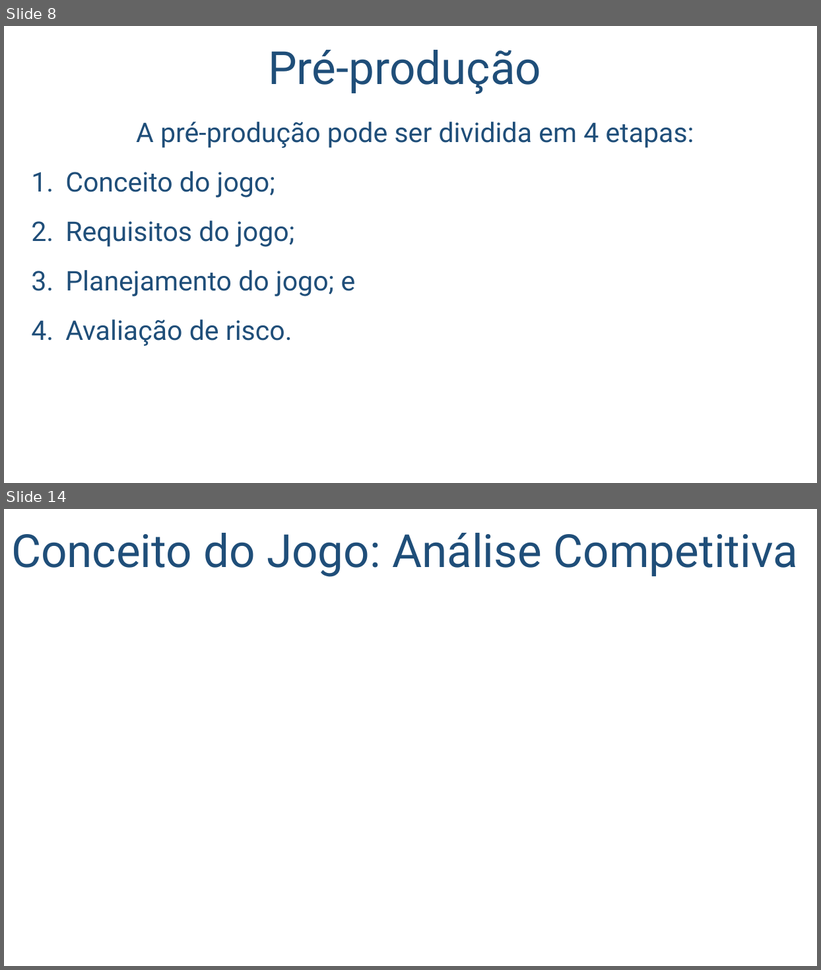
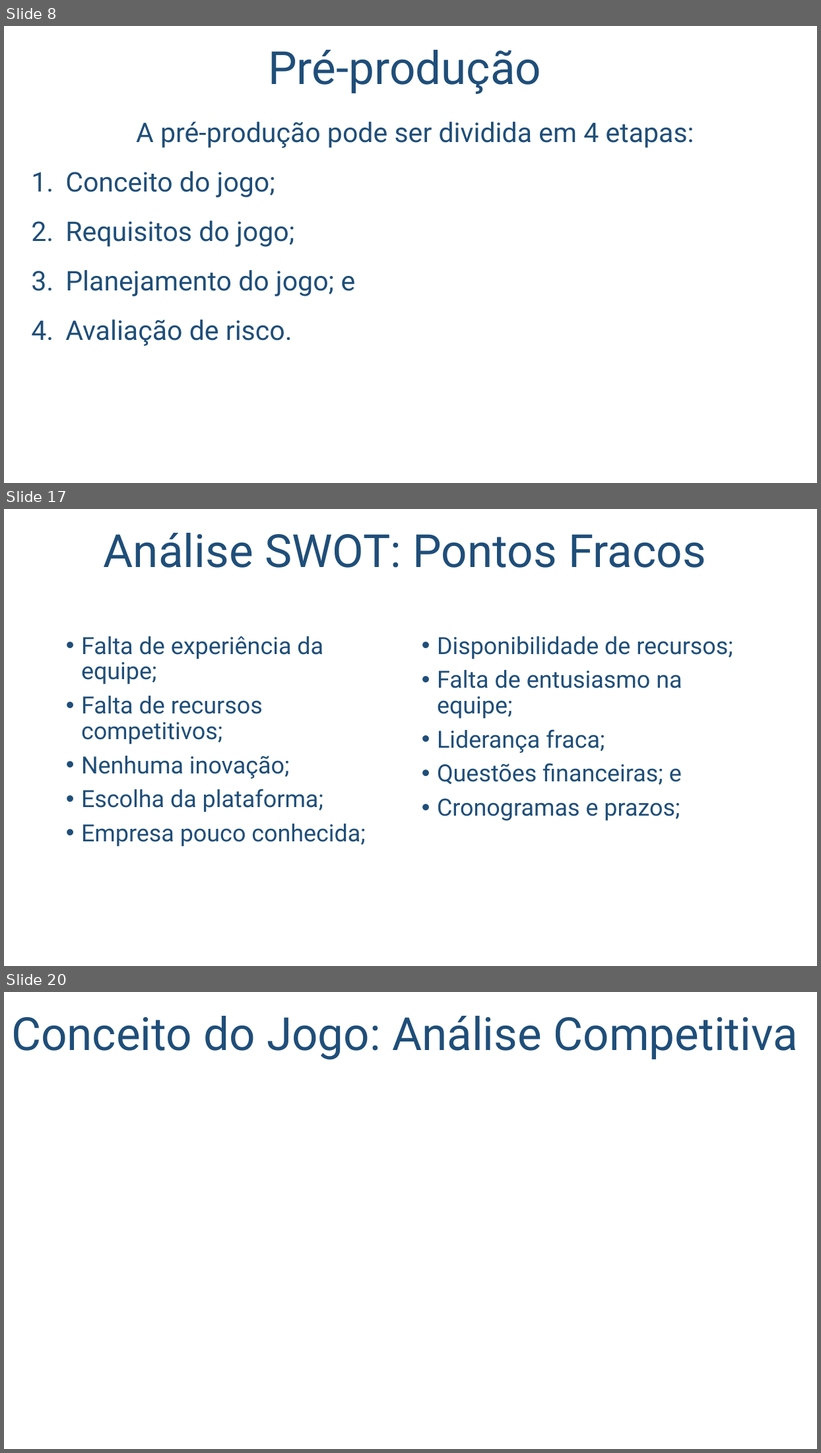
Before and after one commit to salmo-jr/public-slides, a slide deck: engenharia-de-software.pptx. Shown one above the other, each under a label of ours: slides 8 and 14 before the commit, slides 8, 17 and 20 after it; the slides between them are not shown. The pictures are 821x970 and 821x1453 pixels, drawn with LibreOffice and Linux fonts; fonts in the diff are those of the drawing; background and template pictures are left out. Boxes give left, top, right and bottom in pixels: in the first picture for what was removed or moved away, otherwise in the second. Text is boxed around its words. In the diff, an @@ line names an element or a change of style, - is before the commit and + after.

```diff
--- a/engenharia-de-software.pptx
+++ b/engenharia-de-software.pptx
@@ slide 17 added at bbox=[4, 509, 817, 966], background picture (left out) @@
@@ title added at bbox=[104, 533, 706, 568], 54 pt, text #1F4E79 @@
+Análise SWOT: Pontos Fracos
@@ text added at bbox=[81, 636, 366, 847], 28 pt, text #1F4E79 @@
+• Falta de experiência da equipe;
+• Falta de recursos competitivos;
+• Nenhuma inovação;
+• Escolha da plataforma;
+• Empresa pouco conhecida;
@@ text added at bbox=[437, 636, 733, 821], 28 pt, text #1F4E79 @@
+• Disponibilidade de recursos;
+• Falta de entusiasmo na equipe;
+• Liderança fraca;
+• Questões financeiras; e
+• Cronogramas e prazos;
@@ what was slide 14 is now slide 20 @@
```
Also in this commit, not shown: 5 slides changed, 5 other slides added, 1 other file.
